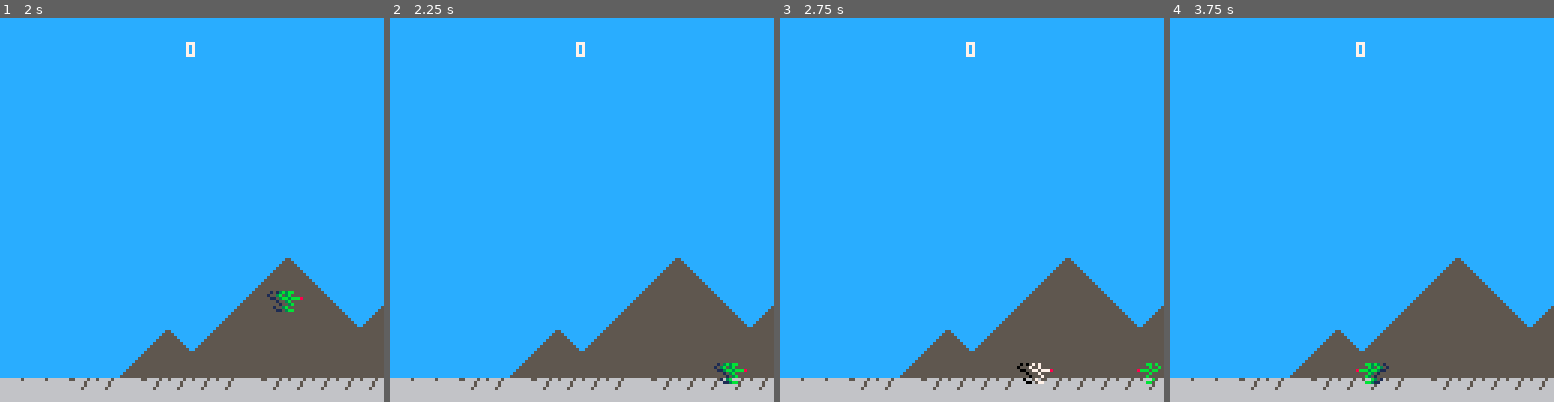
Above: before the commit, frames 1-4 (left to right).
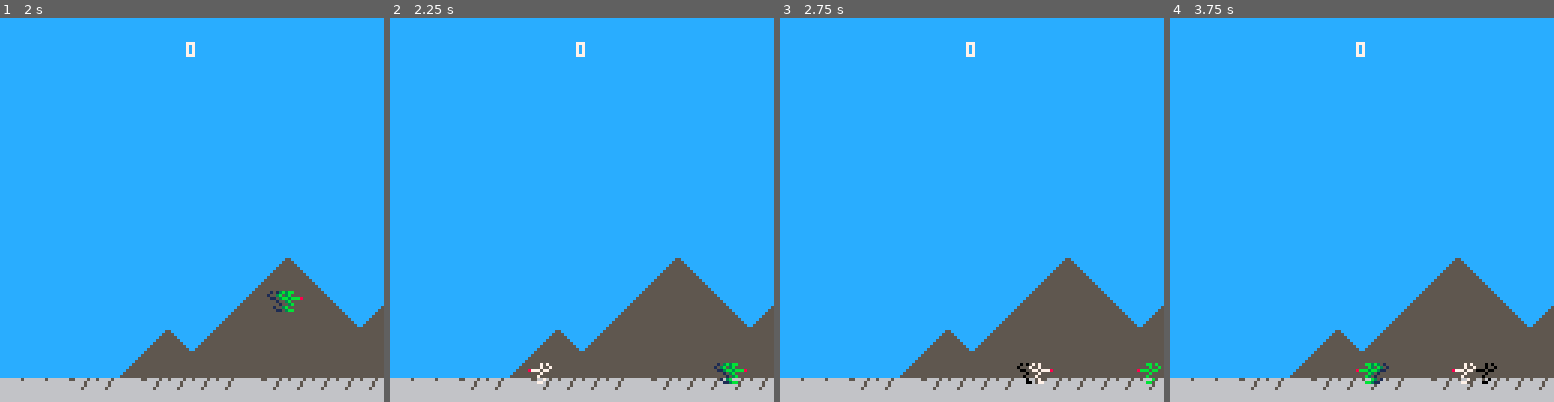
Above: after the commit, the same moments.

Repository: freeCodeCampGuam/GameDevBootcamp
Game: PICO-8 cartridge week3/game-states.p8
Two runs of this game, one before a commit and one after it. Both use one fixed random seed, a clock stepped at 60 frames per second and the inputs below.
Inputs:
- Up to frame 1 (2 s): tap O (Z key) at 0.7, 1.7 s; hold Right from 1.6 s (still down)
- Up to frame 2 (2.25 s): release Right at 2.1 s; tap O (Z key) at 2.1 s; hold Up from 2.15 s (still down)
- Up to frame 3 (2.75 s): release Up at 2.42 s; hold Right from 2.47 s (still down); tap O (Z key) at 2.5 s
- Up to frame 4 (3.75 s): tap O (Z key) at 2.9, 3.3, 3.7 s; release Right at 3.03 s; hold Left 3.08-3.58 s

Frame 1 is identical in both runs. In frame 2, less than 0.1% of the frame differs, in the area x 35-43%, y 89-96%; in frame 3, less than 0.1%; in frame 4, 0.2%, in the area x 73-86%, y 89-96%.

Commit message:
fix blinking enemies

Diff:
--- a/week3/game-states.p8
+++ b/week3/game-states.p8
@@ -200,7 +200,7 @@
 
 function init_enemy()
  local e = {
-  sp=2,
+  sp=1,
   x=rnd(100)+10,
   y=rnd(20)+90,
   dx=0, dy=0,
Not shown, changed: week3/game-states.p8.png
